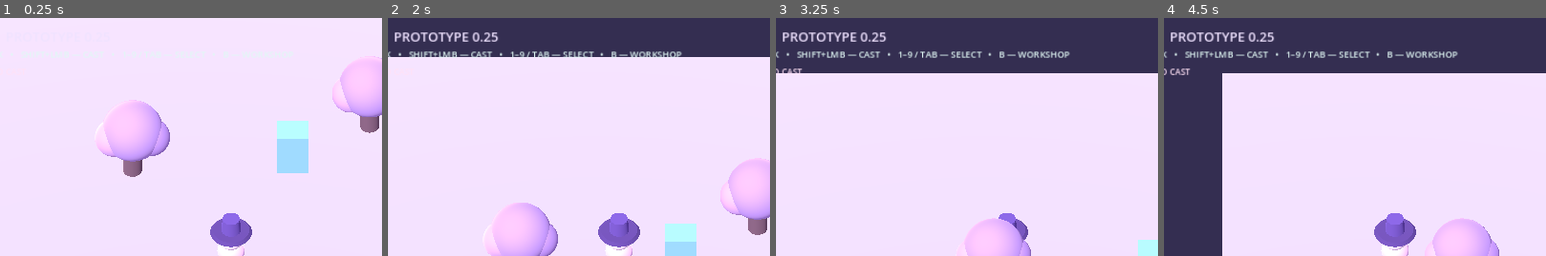
Above: before the commit, frames 1-4 (left to right).
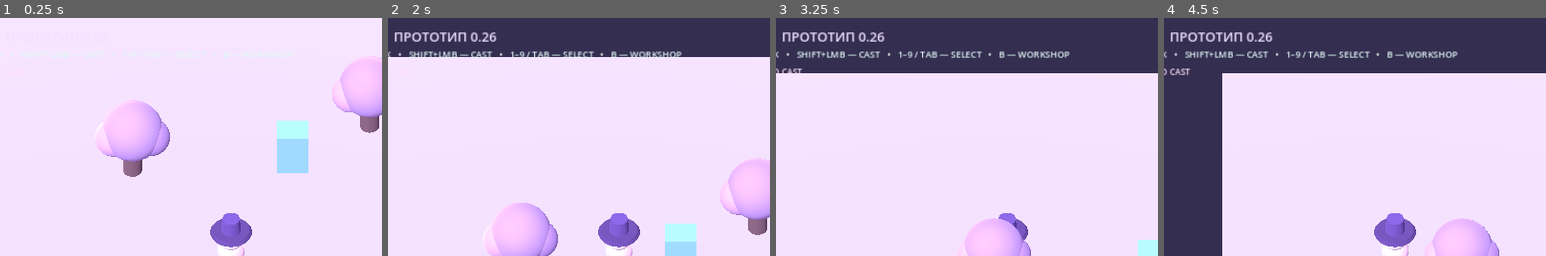
Above: after the commit, the same moments.

Repository: 0ri-space-cat/luna-dev-mode
Game: Godot game, scene res://scenes/main.tscn
Two runs of this game, one before a commit and one after it. Both use one fixed random seed, a clock stepped at 60 frames per second and the inputs below.
Inputs (mouse positions are % of the whole screen's width and height, from its top left):
- Up to frame 1 (0.25 s): no input
- Up to frame 2 (2 s): click "ENGLISH" at 0.5 s; tap Enter at 1.25 s; move the mouse to (45, 70) at 1.27 s; hold W (move_forward) from 1.28 s (still down); tap Z at 1.35 s; click (45, 70) at 1.42 s
- Up to frame 3 (3.25 s): release W (move_forward) at 2 s; drag from (80, 65) to (45, 70) at 2.02 s; tap Space at 2.75 s; move the mouse to (20, 35) at 2.77 s; hold A (move_left) from 2.78 s (still down); tap 9 at 2.85 s
- Up to frame 4 (4.5 s): release A (move_left) at 3.5 s; drag from (55, 50) to (20, 35) at 3.52 s; click "DONE" at 4.25 s
The pictures show only the part of the screen within x 20-70%, y 0-50%; the shares and areas given below are measured in that part.

The runs differ from the first frame. In frame 2, 0.7% of the frame differs, in the area x 2-29%, y 6-10%; in frame 3, 0.7%; in frame 4, 0.7%.

Commit message:
chore: mark next system milestone as LUNA graybox 0.26

Diff:
--- a/scripts/main.gd
+++ b/scripts/main.gd
@@ -515,7 +515,7 @@
 	layer.add_child(pause_tint)
 
 	var header := Label.new()
-	header.text = "LUNA: DEV MODE   ✦   ПРОТОТИП 0.25"
+	header.text = "LUNA: DEV MODE   ✦   ПРОТОТИП 0.26"
 	header.position = Vector2(24, 16)
 	header.add_theme_font_size_override("font_size", 22)
 	header.add_theme_color_override("font_color", Color("efe2ff"))
